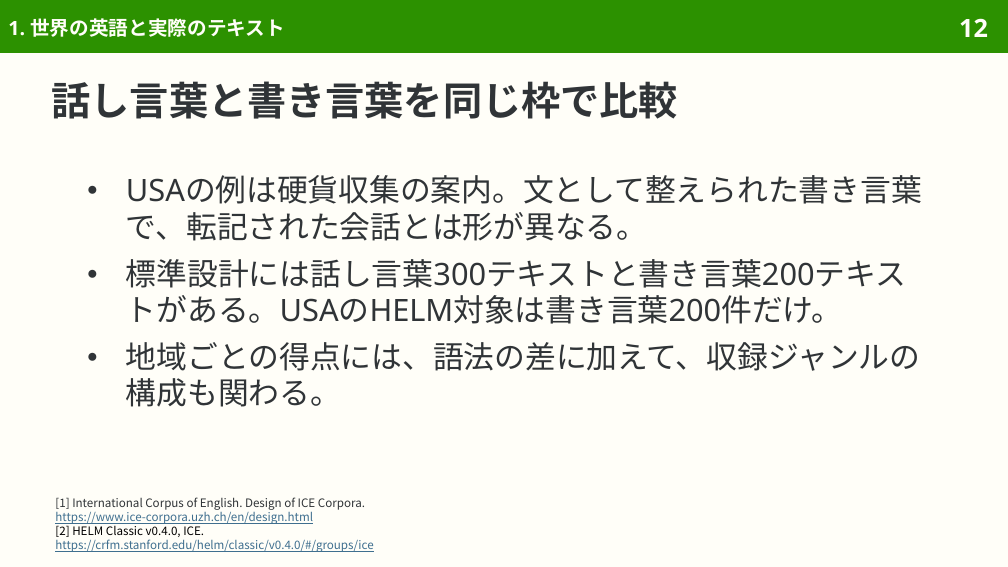
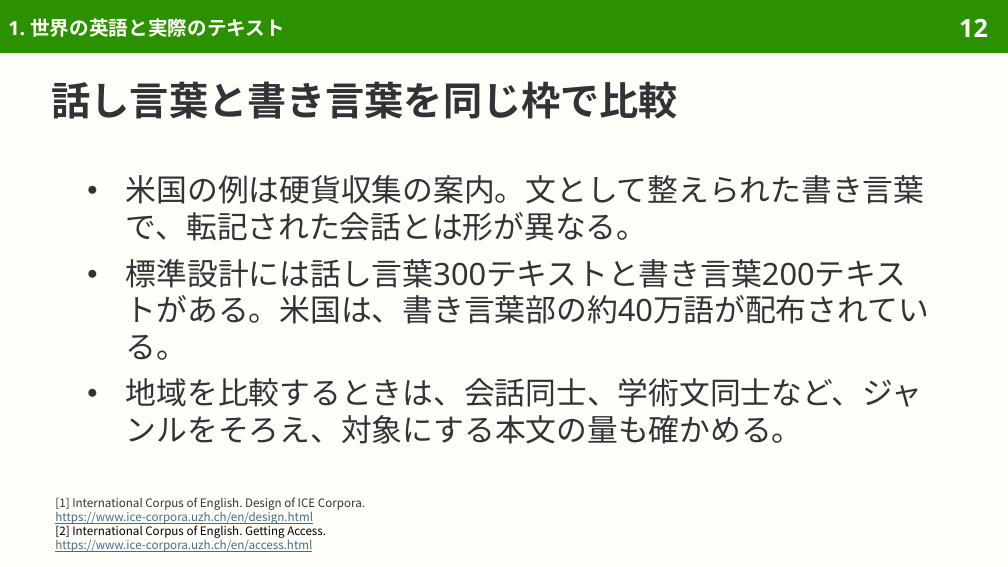
Before and after one commit to sasakiy84/datasets-in-10-minutes, a slide deck: slide 12 of slides/datasets-in-10-minutes-ice.pptx. Drawn at 1008x567 pixels with LibreOffice and Linux fonts; fonts in the diff are those of the drawing. Boxes give left, top, right and bottom in pixels: in the first picture for what was removed or moved away, otherwise in the second. Text is boxed around its words. In the diff, an @@ line names an element or a change of style, - is before the commit and + after.

Commit message:
Center ICE on regional corpus design and linguistic research

```diff
--- a/slides/datasets-in-10-minutes-ice.pptx
+++ b/slides/datasets-in-10-minutes-ice.pptx
@@ text at (126,175,929,444): text changed @@
-● USAの例は硬貨収集の案内。文として整えられた書き言葉で、転記された会話とは形が異なる。
-● 標準設計には話し言葉300テキストと書き言葉200テキストがある。USAのHELM対象は書き言葉200件だけ。
-● 地域ごとの得点には、語法の差に加えて、収録ジャンルの構成も関わる。
+● 米国の例は硬貨収集の案内。文として整えられた書き言葉で、転記された会話とは形が異なる。
+● 標準設計には話し言葉300テキストと書き言葉200テキストがある。米国は、書き言葉部の約40万語が配布されている。
+● 地域を比較するときは、会話同士、学術文同士など、ジャンルをそろえ、対象にする本文の量も確かめる。
@@ text at (55,523,326,552): text changed; text colour #3F6F8F to #000000 @@
-[2] HELM Classic v0.4.0, ICE.
-https://crfm.stanford.edu/helm/classic/v0.4.0/#/groups/ice
+[2] International Corpus of English. Getting Access.
+https://www.ice-corpora.uzh.ch/en/access.html
```
Also in this commit, not shown: 15 other slides changed, 8 slides removed, 51 other files.
